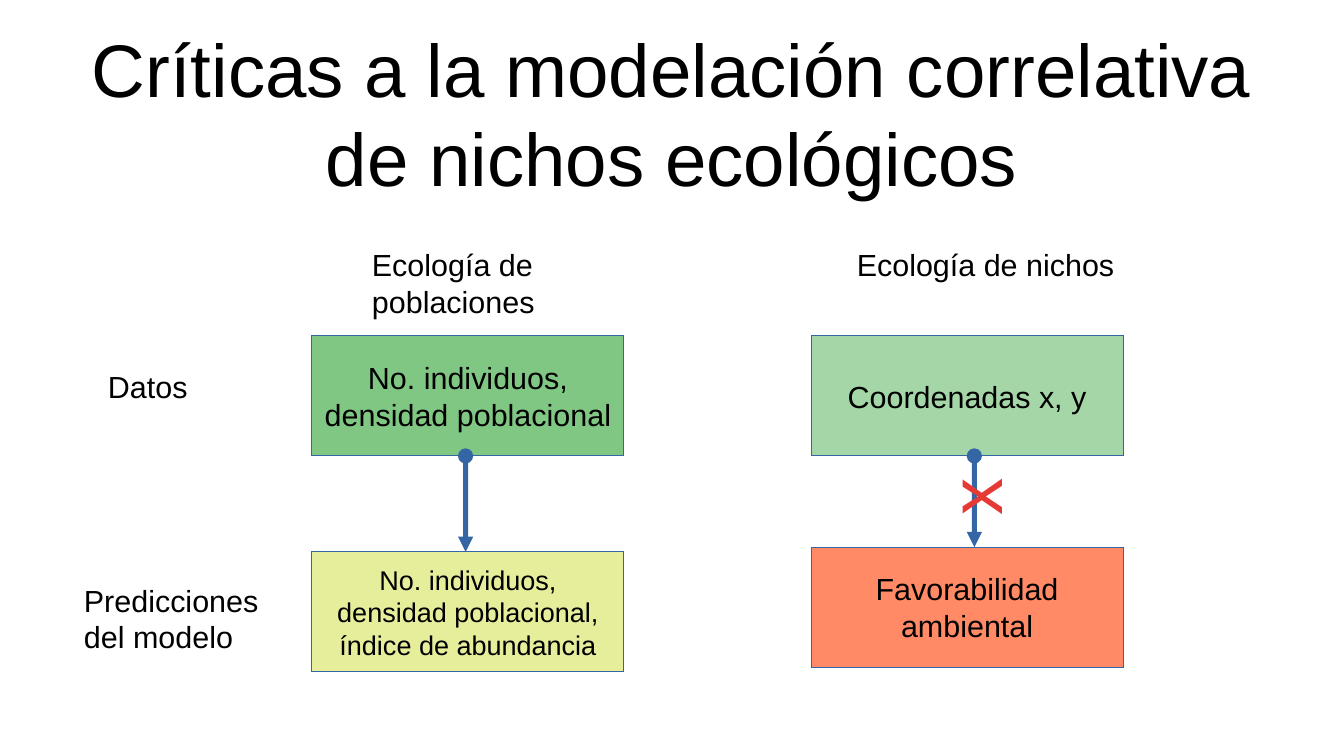
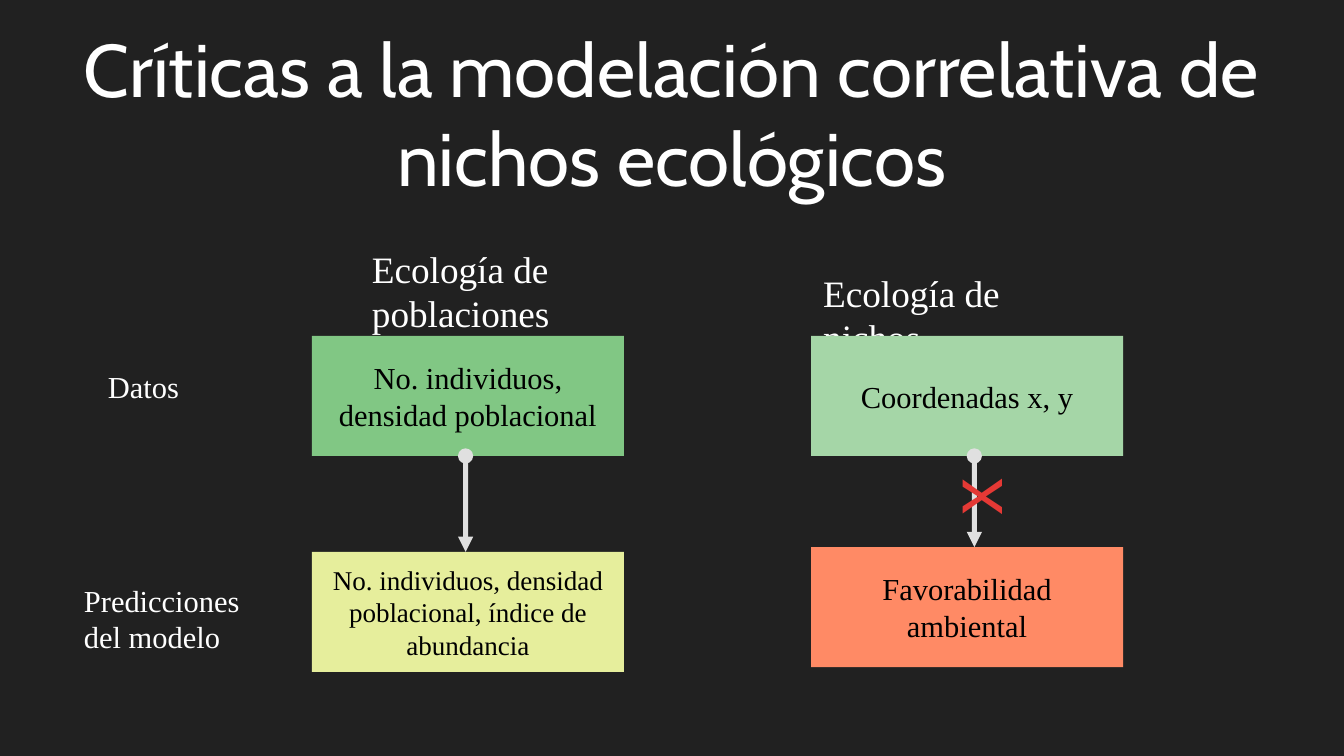
Before and after one commit to gerardommc/Ecologia-Teorica-II, a slide deck: slide 16 of Nicho/Caso-correlativo.odp (slide 15 before the commit). Drawn at 1344x756 pixels with LibreOffice and Linux fonts; fonts in the diff are those of the drawing. Boxes give left, top, right and bottom in pixels: in the first picture for what was removed or moved away, otherwise in the second. Text is boxed around its words. In the diff, an @@ line names an element or a change of style, - is before the commit and + after.

```diff
--- a/Nicho/Caso-correlativo.odp
+++ b/Nicho/Caso-correlativo.odp
@@ background #FFFFFF to #212121 @@
@@ title "Críticas a la modelación correlativa ...": place and size @@
-title "Críticas a la modelación correlativa ..." at bbox=[92, 42, 1250, 200]
+title "Críticas a la modelación correlativa ..." at bbox=[84, 41, 1258, 203]
@@ title "Críticas a la modelación correlativa ..." at bbox=[84, 41, 1258, 203]: font Arial to Cabin, text colour #000000 to #FFFFFF @@
@@ text "Ecología de poblaciones" at bbox=[372, 257, 550, 335]: size 18 to 22 pt, font Arial to Times New Roman, text colour #000000 to #FFFFFF @@
@@ text "Ecología de nichos" at bbox=[823, 281, 1000, 336]: size 18 to 22 pt, font Arial to Times New Roman, text colour #000000 to #FFFFFF @@
@@ text "Ecología de nichos": place and size @@
-text "Ecología de nichos" at bbox=[857, 253, 1114, 282]
+text "Ecología de nichos" at bbox=[823, 281, 1000, 336]
@@ text "Datos" at bbox=[108, 378, 179, 399]: font Arial to Times New Roman, text colour #000000 to #FFFFFF @@
@@ double arrow (466, 456) - (466, 552): stroke #3465A4 3 pt to #E0E0E0 3 pt @@
@@ double arrow (974, 456) - (974, 548): stroke #3465A4 3 pt to #E0E0E0 3 pt @@
@@ font Arial to Times New Roman; outline #3465A4 0 pt to none in 4 elements at bbox=[312, 337, 624, 456], bbox=[312, 552, 624, 672], bbox=[811, 337, 1123, 456], bbox=[811, 548, 1123, 667] @@
@@ text "Predicciones del modelo" at bbox=[84, 591, 239, 649]: font Arial to Times New Roman, text colour #000000 to #FFFFFF @@
```
Also in this commit, not shown: 26 other slides changed, 5 slides added, 2 other files.
